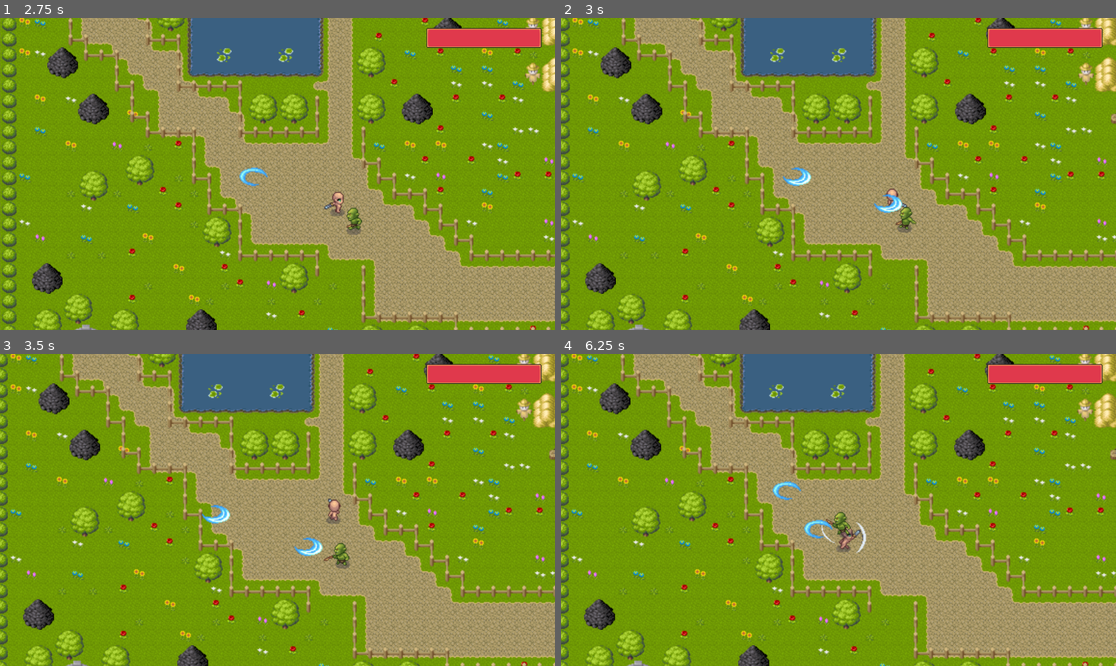
Above: before the commit, frames 1-4 (two rows, left to right).
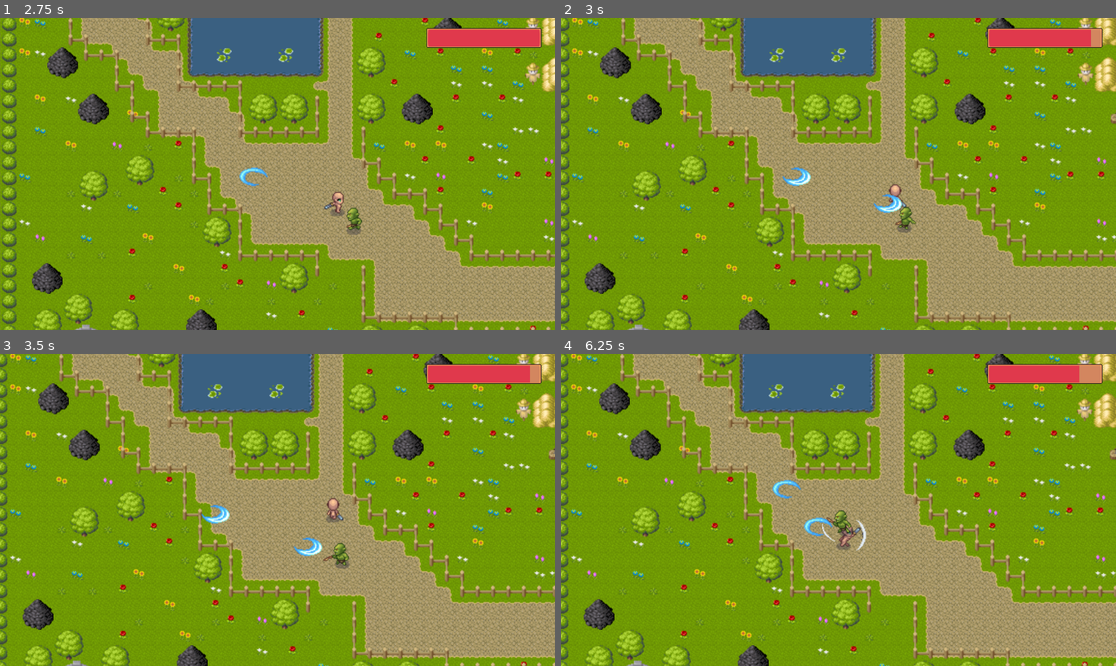
Above: after the commit, the same moments.

Repository: LushoCallapa/info_3_parcial
Game: Godot game, scene res://scenes/main.tscn
Same seed, same stepped clock (60 frames per second), same inputs: the game is played once before the commit and once after it.
Inputs (mouse positions are in pixels of both pictures, inside the frame that each line leads up to):
- Up to frame 1 (2.75 s): move the mouse to (399, 158) at 0.52 s; hold D (right) 0.53-1.28 s; click (399, 158) at 0.6 s; move the mouse to (166, 189) at 1.27 s; hold S (down) 1.28-2.03 s; right-click (166, 189) at 1.35 s; move the mouse to (333, 105) at 2.02 s; hold D (right) from 2.03 s (still down); click (333, 105) at 2.1 s
- Up to frame 2 (3 s): move the mouse to (810, 236) at 2.77 s; release D (right) at 2.78 s; hold W (up) from 2.78 s (still down); right-click (810, 236) at 2.85 s
- Up to frame 3 (3.5 s): keep holding W (up)
- Up to frame 4 (6.25 s): move the mouse to (1005, 556) at 3.52 s; release W (up) at 3.53 s; hold A (left) 3.53-5.03 s; click (1005, 556) at 3.6 s; move the mouse to (672, 463) at 4.27 s; right-click (672, 463) at 4.35 s; move the mouse to (866, 510) at 5.02 s; hold S (down) 5.03-5.78 s; click (866, 510) at 5.1 s; move the mouse to (755, 432) at 5.77 s; hold D (right) from 5.78 s (still down); right-click (755, 432) at 5.85 s

Frame 1 is identical in both runs. In frame 2, 1.4% of the frame differs, in the area x 1-100%, y 0-100%; in frame 3, 3.1%; in frame 4, 3.7%, in the area x 0-100%, y 0-100%.

Commit message:
hitBox del orco 1

Diff:
--- a/proyectoz/scenes/main_character.tscn
+++ b/proyectoz/scenes/main_character.tscn
@@ -3267,7 +3267,7 @@
 states/Walk_Attack/node = SubResource("AnimationNodeBlendSpace2D_jtpcl")
 states/Walk_Attack/position = Vector2(429, 393)
 transitions = ["Start", "Idle", SubResource("AnimationNodeStateMachineTransition_cws85"), "Idle", "Walk", SubResource(" …(1033 unchanged characters)…
-graph_offset = Vector2(-100.566, 187.682)
+graph_offset = Vector2(-137.566, 107.682)
 
 [sub_resource type="RectangleShape2D" id="RectangleShape2D_pp14f"]
 size = Vector2(13.75, 34)
--- a/proyectoz/scenes/orco_1.tscn
+++ b/proyectoz/scenes/orco_1.tscn
@@ -6,6 +6,7 @@
 [ext_resource type="Texture2D" uid="uid://7ihm0rlk7q3o" path="res://assets/enemigos/Orc1/Orc1_hurt/orc1_hurt_full.png" id="3_efcfn"]
 [ext_resource type="Texture2D" uid="uid://c3egblm6g2vvd" path="res://assets/enemigos/Orc1/Orc1_idle/orc1_idle_full.png" id="4_o2wyq"]
 [ext_resource type="Texture2D" uid="uid://ddpdaf75difd3" path="res://assets/enemigos/Orc1/Orc1_run/orc1_run_full.png" id="5_akjx2"]
+[ext_resource type="PackedScene" uid="uid://5fgom1n2kal2" path="res://scenes/hit_box.tscn" id="7_3bf2l"]
 
 [sub_resource type="CircleShape2D" id="CircleShape2D_i0cxn"]
 radius = 18.0278
@@ -62,6 +63,54 @@
 "transitions": PackedFloat32Array(1),
 "update": 1,
 "values": [4]
+}
+tracks/4/type = "value"
+tracks/4/imported = false
+tracks/4/enabled = true
+tracks/4/path = NodePath("HitBoxPivot:position")
+tracks/4/interp = 1
+tracks/4/loop_wrap = true
+tracks/4/keys = {
+"times": PackedFloat32Array(0),
+"transitions": PackedFloat32Array(1),
+"update": 0,
+"values": [Vector2(0, 22)]
+}
+tracks/5/type = "value"
+tracks/5/imported = false
+tracks/5/enabled = true
+tracks/5/path = NodePath("HitBoxPivot/HitBox/CollisionShape2D:disabled")
+tracks/5/interp = 1
+tracks/5/loop_wrap = true
+tracks/5/keys = {
+"times": PackedFloat32Array(0),
+"transitions": PackedFloat32Array(1),
+"update": 1,
+"values": [true]
+}
+tracks/6/type = "value"
+tracks/6/imported = false
+tracks/6/enabled = true
+tracks/6/path = NodePath("HitBoxPivot:rotation")
+tracks/6/interp = 1
+tracks/6/loop_wrap = true
+tracks/6/keys = {
+"times": PackedFloat32Array(0),
+"transitions": PackedFloat32Array(1),
+"update": 0,
+"values": [0.0]
+}
+tracks/7/type = "value"
+tracks/7/imported = false
+tracks/7/enabled = true
+tracks/7/path = NodePath("HitBoxPivot/HitBox/CollisionShape2D:position")
+tracks/7/interp = 1
+tracks/7/loop_wrap = true
+tracks/7/keys = {
+"times": PackedFloat32Array(0),
+"transitions": PackedFloat32Array(1),
+"update": 0,
+"values": [Vector2(3.5, -3.625)]
 }
 
 [sub_resource type="Animation" id="Animation_llabn"]
@@ -116,6 +165,42 @@
 "args": [],
 "method": &"attack_anim_finished"
 }]
+}
+tracks/4/type = "value"
+tracks/4/imported = false
+tracks/4/enabled = true
+tracks/4/path = NodePath("HitBoxPivot:position")
+tracks/4/interp = 1
+tracks/4/loop_wrap = true
+tracks/4/keys = {
+"times": PackedFloat32Array(0.1),
+"transitions": PackedFloat32Array(1),
+"update": 0,
+"values": [Vector2(0, 22)]
+}
+tracks/5/type = "value"
+tracks/5/imported = false
+tracks/5/enabled = true
+tracks/5/path = NodePath("HitBoxPivot/HitBox/CollisionShape2D:disabled")
+tracks/5/interp = 1
+tracks/5/loop_wrap = true
+tracks/5/keys = {
+"times": PackedFloat32Array(0.1, 0.6),
+"transitions": PackedFloat32Array(1, 1),
+"update": 1,
+"values": [false, true]
+}
+tracks/6/type = "value"
+tracks/6/imported = false
+tracks/6/enabled = true
+tracks/6/path = NodePath("HitBoxPivot:rotation")
+tracks/6/interp = 1
+tracks/6/loop_wrap = true
+tracks/6/keys = {
+"times": PackedFloat32Array(0.1),
+"transitions": PackedFloat32Array(1),
+"update": 0,
+"values": [0.0]
 }
 
 [sub_resource type="Animation" id="Animation_uu6w1"]
@@ -183,6 +268,54 @@
 "method": &"attack_anim_finished"
 }]
 }
+tracks/5/type = "value"
+tracks/5/imported = false
+tracks/5/enabled = true
+tracks/5/path = NodePath("HitBoxPivot:rotation")
+tracks/5/interp = 1
+tracks/5/loop_wrap = true
+tracks/5/keys = {
+"times": PackedFloat32Array(0.1),
+"transitions": PackedFloat32Array(1),
+"update": 0,
+"values": [1.5708]
+}
+tracks/6/type = "value"
+tracks/6/imported = false
+tracks/6/enabled = true
+tracks/6/path = NodePath("HitBoxPivot/HitBox/CollisionShape2D:disabled")
+tracks/6/interp = 1
+tracks/6/loop_wrap = true
+tracks/6/keys = {
+"times": PackedFloat32Array(0.1, 0.6),
+"transitions": PackedFloat32Array(1, 1),
+"update": 1,
+"values": [false, true]
+}
+tracks/7/type = "value"
+tracks/7/imported = false
+tracks/7/enabled = true
+tracks/7/path = NodePath("HitBoxPivot:position")
+tracks/7/interp = 1
+tracks/7/loop_wrap = true
+tracks/7/keys = {
+"times": PackedFloat32Array(0.1),
+"transitions": PackedFloat32Array(1),
+"update": 0,
+"values": [Vector2(-26, 0)]
+}
+tracks/8/type = "value"
+tracks/8/imported = false
+tracks/8/enabled = true
+tracks/8/path = NodePath("HitBoxPivot/HitBox/CollisionShape2D:position")
+tracks/8/interp = 1
+tracks/8/loop_wrap = true
+tracks/8/keys = {
+"times": PackedFloat32Array(0.1),
+"transitions": PackedFloat32Array(1),
+"update": 0,
+"values": [Vector2(3.5, -3.625)]
+}
 
 [sub_resource type="Animation" id="Animation_8sxns"]
 resource_name = "attack_right"
@@ -249,6 +382,54 @@
 "method": &"attack_anim_finished"
 }]
 }
+tracks/5/type = "value"
+tracks/5/imported = false
+tracks/5/enabled = true
+tracks/5/path = NodePath("HitBoxPivot:position")
+tracks/5/interp = 1
+tracks/5/loop_wrap = true
+tracks/5/keys = {
+"times": PackedFloat32Array(0.1),
+"transitions": PackedFloat32Array(1),
+"update": 0,
+"values": [Vector2(20, -1)]
+}
+tracks/6/type = "value"
+tracks/6/imported = false
+tracks/6/enabled = true
+tracks/6/path = NodePath("HitBoxPivot:rotation")
+tracks/6/interp = 1
+tracks/6/loop_wrap = true
+tracks/6/keys = {
+"times": PackedFloat32Array(0.1),
+"transitions": PackedFloat32Array(1),
+"update": 0,
+"values": [1.5708]
+}
+tracks/7/type = "value"
+tracks/7/imported = false
+tracks/7/enabled = true
+tracks/7/path = NodePath("HitBoxPivot/HitBox/CollisionShape2D:position")
+tracks/7/interp = 1
+tracks/7/loop_wrap = true
+tracks/7/keys = {
+"times": PackedFloat32Array(0.1),
+"transitions": PackedFloat32Array(1),
+"update": 0,
+"values": [Vector2(3.5, -3.625)]
+}
+tracks/8/type = "value"
+tracks/8/imported = false
+tracks/8/enabled = true
+tracks/8/path = NodePath("HitBoxPivot/HitBox/CollisionShape2D:disabled")
+tracks/8/interp = 1
+tracks/8/loop_wrap = true
+tracks/8/keys = {
+"times": PackedFloat32Array(0.1, 0.6),
+"transitions": PackedFloat32Array(1, 1),
+"update": 1,
+"values": [false, true]
+}
 
 [sub_resource type="Animation" id="Animation_ex06c"]
 resource_name = "attack_up"
@@ -314,6 +495,54 @@
 "args": [],
 "method": &"attack_anim_finished"
 }]
+}
+tracks/5/type = "value"
+tracks/5/imported = false
+tracks/5/enabled = true
+tracks/5/path = NodePath("HitBoxPivot/HitBox/CollisionShape2D:position")
+tracks/5/interp = 1
+tracks/5/loop_wrap = true
+tracks/5/keys = {
+"times": PackedFloat32Array(0.1),
+"transitions": PackedFloat32Array(1),
+"update": 0,
+"values": [Vector2(3.5, -2)]
+}
+tracks/6/type = "value"
+tracks/6/imported = false
+tracks/6/enabled = true
+tracks/6/path = NodePath("HitBoxPivot:rotation")
+tracks/6/interp = 1
+tracks/6/loop_wrap = true
+tracks/6/keys = {
+"times": PackedFloat32Array(0.1),
+"transitions": PackedFloat32Array(1),
+"update": 0,
+"values": [0.0]
+}
+tracks/7/type = "value"
+tracks/7/imported = false
+tracks/7/enabled = true
+tracks/7/path = NodePath("HitBoxPivot:position")
+tracks/7/interp = 1
+tracks/7/loop_wrap = true
+tracks/7/keys = {
+"times": PackedFloat32Array(0.1),
+"transitions": PackedFloat32Array(1),
+"update": 0,
+"values": [Vector2(-2, -12)]
+}
+tracks/8/type = "value"
+tracks/8/imported = false
+tracks/8/enabled = true
+tracks/8/path = NodePath("HitBoxPivot/HitBox/CollisionShape2D:disabled")
+tracks/8/interp = 1
+tracks/8/loop_wrap = true
+tracks/8/keys = {
+"times": PackedFloat32Array(0.1, 0.6),
+"transitions": PackedFloat32Array(1, 1),
+"update": 1,
+"values": [false, true]
 }
 
 [sub_resource type="Animation" id="Animation_hfv3o"]
@@ -1281,6 +1510,9 @@
 transitions = ["Start", "idle", SubResource("AnimationNodeStateMachineTransition_btspf"), "idle", "dead", SubResource(" …(563 unchanged characters)…
 graph_offset = Vector2(0, -15.1106)
 
+[sub_resource type="RectangleShape2D" id="RectangleShape2D_1qlta"]
+size = Vector2(42, 19.375)
+
 [node name="Orco1" type="CharacterBody2D"]
 collision_layer = 260
 collision_mask = 0
@@ -1323,4 +1555,19 @@
 
 [node name="NavigationAgent2D" type="NavigationAgent2D" parent="."]
 
+[node name="HitBoxPivot" type="Marker2D" parent="."]
+position = Vector2(0, 22)
+
+[node name="HitBox" parent="HitBoxPivot" instance=ExtResource("7_3bf2l")]
+collision_layer = 32
+collision_mask = 16
+
+[node name="CollisionShape2D" parent="HitBoxPivot/HitBox" index="0"]
+position = Vector2(3.5, -3.625)
+shape = SubResource("RectangleShape2D_1qlta")
+disabled = true
+debug_color = Color(0.830593, 0.00142987, 0.943995, 0.42)
+
 [connection signal="area_entered" from="Area2D" to="." method="_on_area_2d_area_entered"]
+
+[editable path="HitBoxPivot/HitBox"]
Not shown: 1 places in proyectoz/scenes/orco_1.tscn that only renumber resources
